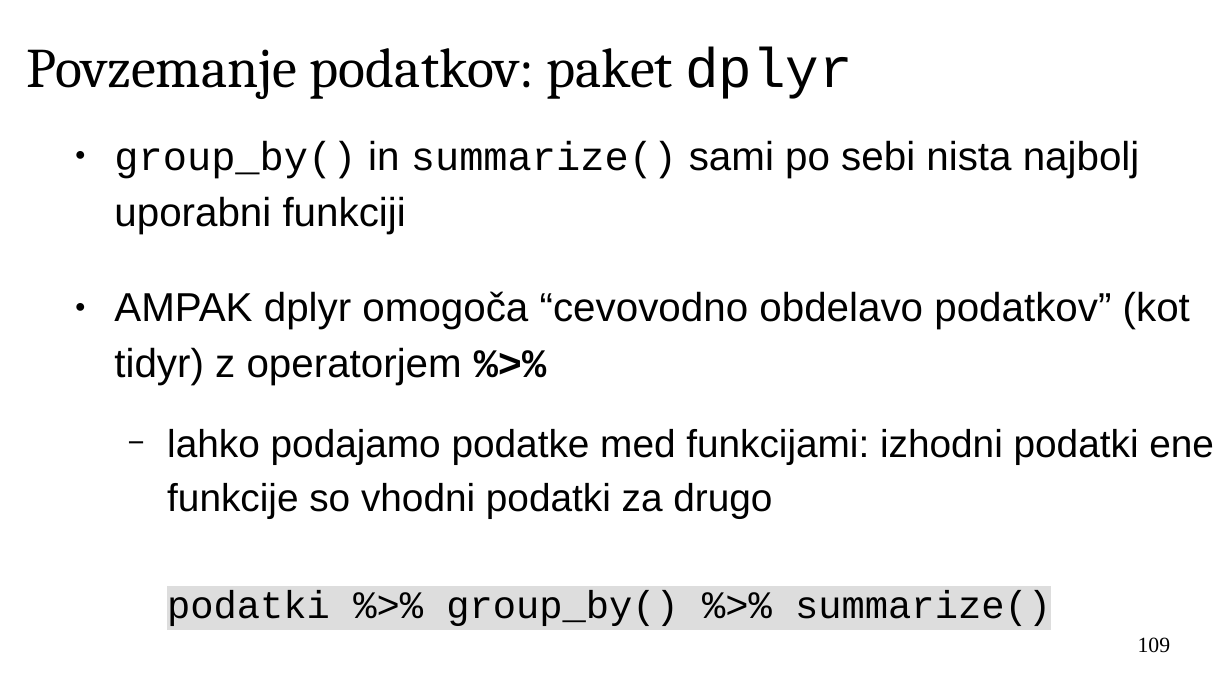
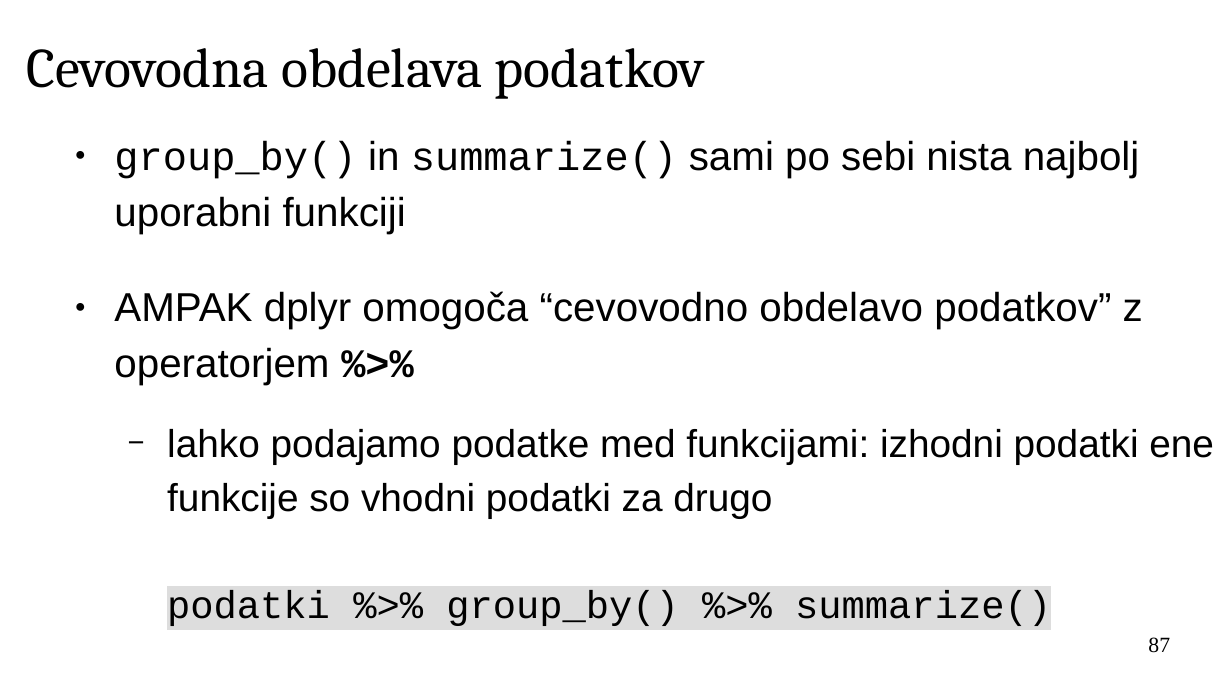
Before and after one commit to janaobsteter/R_tecaj, a slide deck: slide 87 of ModulA/IT_Rtecaj_ModulA.odp (slide 109 before the commit). Drawn at 1232x693 pixels with LibreOffice and Linux fonts; fonts in the diff are those of the drawing; background and template pictures are left out. Boxes give left, top, right and bottom in pixels: in the first picture for what was removed or moved away, otherwise in the second. Text is boxed around its words. In the diff, an @@ line names an element or a change of style, - is before the commit and + after.

```diff
--- a/ModulA/IT_Rtecaj_ModulA.odp
+++ b/ModulA/IT_Rtecaj_ModulA.odp
@@ title at (26, 48, 705, 99): text changed @@
-Povzemanje podatkov: paket dplyr
+Cevovodna obdelava podatkov
@@ text at (114, 291, 1143, 385): text changed @@
-● AMPAK dplyr omogoča “cevovodno obdelavo podatkov” (kot tidyr) z operatorjem %>%
+● AMPAK dplyr omogoča “cevovodno obdelavo podatkov” z operatorjem %>%
@@ page number at (1148, 637, 1170, 653): text changed @@
-109
+87
```
Also in this commit, not shown: 16 other slides changed, 5 slides added, 1 slide removed, 10 other files.
